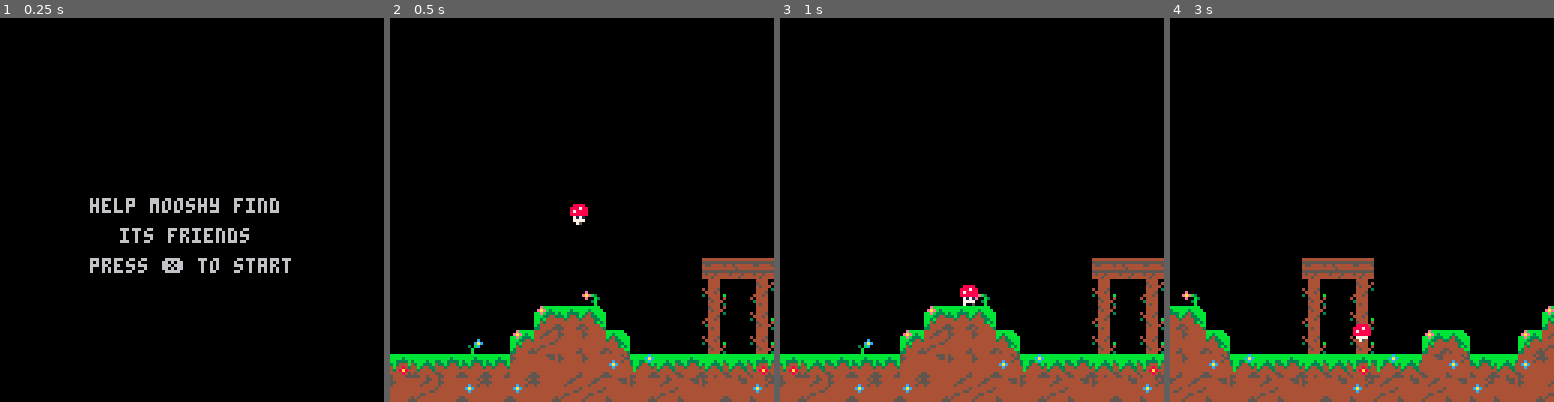
Above: before the commit, frames 1-4 (left to right).
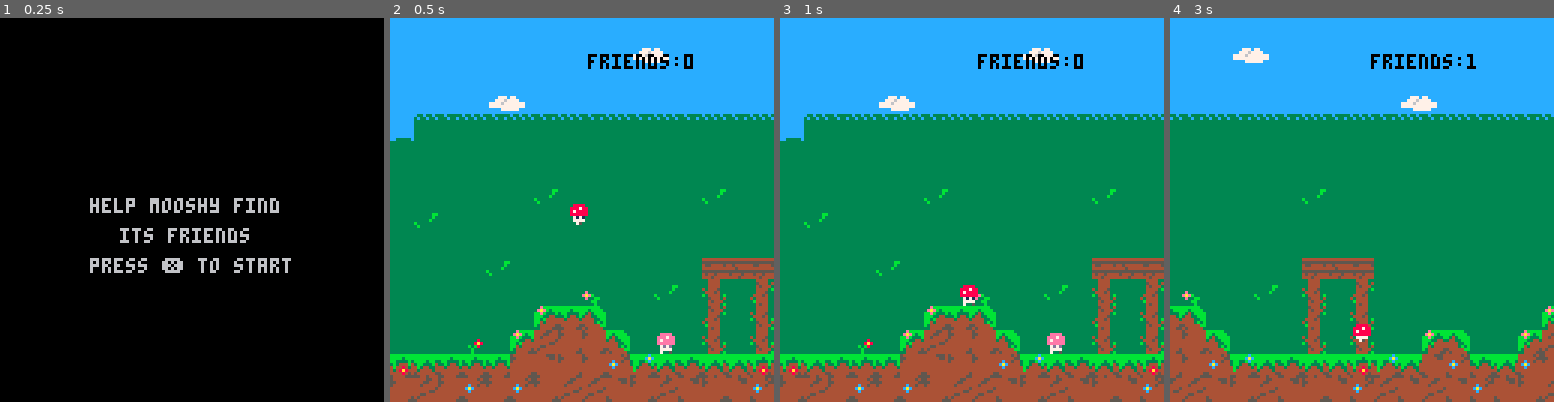
Above: after the commit, the same moments.

Repository: polaroid12/MOOSHY
Game: PICO-8 cartridge mooshy1.p8
The game is run twice, just before and just after one commit, with the same random seed, the same clock (stepped at 60 frames per second) and the same inputs.
Inputs:
- Up to frame 1 (0.25 s): no input
- Up to frame 2 (0.5 s): tap X (X key) at 0.33 s
- Up to frame 3 (1 s): no input
- Up to frame 4 (3 s): tap X (X key) at 1.07, 1.85, 2.97 s; hold Right 1.6-2.1 s; hold Right from 2.47 s (still down)

Frame 1 is identical in both runs. In frame 2, 81% of the frame differs, in the area x 0-100%, y 0-88%; in frame 3, 81%; in frame 4, 81%.

Commit message:
Updated
Pickups Improved, UI improved, added background

Diff:
--- a/mooshy1.p8
+++ b/mooshy1.p8
@@ -7,8 +7,8 @@
 
 function _init()
 		init_menu()
-		init_pickups()
-end
+	--	init_pickups()
+	end
 
 function init_menu()
 
@@ -20,6 +20,7 @@
 
 function init_game()
   player={
+    friend=0,
     sp=1,
     x=59,
     y=59,
@@ -40,6 +41,8 @@
     landed=false
   }
 
+  friend={91}
+
   gravity=0.3
   friction=0.85
 
@@ -69,7 +72,7 @@
   player_update()
   player_animate()
 
-  update_pickups()
+--  update_pickups()
 
   --simple camera
   cam_x=player.x-64+(player.w/2)
@@ -96,23 +99,41 @@
   map(0,0)
   spr(player.sp,player.x,player.y,1,1,player.flp)
 
-		if (btn(⬇️)) show_inventory()
-
-		draw_pickups()
+	--	if (btn(⬇️))
+
+	 show_inventory()
+
+--		draw_pickups()
 
 end
 -->8
 --swap tiles
 
-
---function swap_tile(x,y)
-		--tile=mget(x,y)
-	--	mset(x,y,tile+1)
-	--	end
-…(4 lines of a section not shown)…
+function interact(x,y)
+if (is_tile(friend,x,y)) then
+  get_friend(x,y)
+  end
+end
+
+function is_tile(tile_type,x,y)
+ tile=mget(flr(x/64),(flr(y/64)))
+ for i=1,#tile_type do
+  if (tile==tile_type[i]) return true
+ end
+ return false
+end
+
+function swap_tile(x,y)
+ tile=mget(flr(x/64),(flr(y/64)))
+ mset(flr(x/64),(flr(y/64)),tile+1)
+end
+
+function get_friend(x,y)
+ player.friend+=1
+-- friendscore+=1
+ swap_tile(x,y)
+-- sfx(1)
+end
 
 
 --collisions
@@ -196,6 +217,8 @@
     player.landed=false
 
   end
+
+	interact(player.x*8,player.y*8)
 
   --check collision up and down
   if player.dy>0 then
@@ -289,33 +312,34 @@
 --inventory
 
 function show_inventory()
-invx=40
+invx=player.x
 invy=8
 
-rectfill(invx,invy,invx+48,invy+24,8)
-print("friends:",invx+7,invy+4,7)
+
+--rectfill(invx,invy,invx+48,invy+24,8)
+print("friends:"..player.friend,invx+7,invy+4,0)
 
 end
 -->8
 --pickups
-function init_pickups()
-		pu = {}
-		add(pu, {s=91, x=25, y=1})
-		add(pu, {s=91, x=51, y=3})
-end
-
-
-function update_pickups()
-
-end
-
-
-function draw_pickups()
-			for p in all(pu) do
-					spr(p.s, p.x*8, p.y*8)
-
-			end
-end
+--function init_pickups()
+	--	pu = {}
+	--	add(pu, {s=91, x=25, y=1})
+	--	add(pu, {s=91, x=51, y=3})
+--end
+
+
+--function update_pickups()
+
+--end
+
+
+--function draw_pickups()
+			--for p in all(pu) do
+					--spr(p.s, p.x*8, p.y*8)
+
+		--	end
+--end
 -->8
 --collision for pickups
 
@@ -532,20 +556,20 @@
 0000000000000000000000000000000000000000000000000000000000000000000000000000000000000000000000000000000000000000000000000000000003030303030300000000000000000000030303030000000000030000000000000101010100000000000000000000000000000000000000000000000000000000
 0000000000000000000000000000000000000000000000000000000000000000000000000000000000000000000000000000000000000000000000000000000000000000000000000000000000000000000000000000000000000000000000000000000000000000000000000000000000000000000000000000000000000000
 __map__
-0000000000000000000000000000000000000000000000000000000000000000000000000000000000000000000000000000000000000000000000000000000000000000000000000000000000000000000000000000000000000000000000000000000000000000000000000000000000000000000000000000000000000000
-000000000000000000000000000000000000000000000000005b000000000000000000000000000000000000000000000000000000000000000000000000000000000000000000000000000000000000000000000000000000000000000000000000000000000000000000000000000000000000000000000000000000000000
-0000000000000000000000000000000000000000000000004440450000000000000000000000000000000000000000000000000000000000000000000000000000000000000000000000000000000000000000000000000000000000000000000000000000000000000000000000000000000000000000000000000000000000
-0000000000000000000000000000000000000000000000005553560000000000000000000000000000000000000000000000000000000000000000000000000000000000000000000000000000000000000000000000000000000000000000000000000000000000000000000000000000000000000000000000000000000000
-0000000000000000000000000000000000000000000000000000000000000000000000000000000000000000000000000000444345000000000000000000000000000000000000000000000000000000000000000000000000000000000000000000000000000000000000000000000000000000000000000000000000000000
-0000000000000000000000000000000000000000000000000000000000004443450000000000000000000000000000000000555356000000000000000000000000000000000000000000000000000000000000000000000000000000000000000000000000000000000000000000000000000000000000000000000000000000
-0000000000000000000000000000000000000000000000000000000000005552560000000000000000000000000000000000000000000000000000000000000000000000000000000000000000000000000000000000000000000000000000000000000000000000000000000000000000000000000000000000000000000000
-0000000000000000000000000000000000000000000000000000000000000000000000000000000000000044434045000000000000000000000000000000000000000000000000000000000000000000000000000000000000000000000000000000000000000000000000000000000000000000000000000000000000000000
-0000000000000000000000000000000000000000000000000000444500000000000000000000000000000055525156000000000000000000616061000000000000000000000000000000000000000000000000000000000000000000000000000000000000000000000000000000000000000000000000000000000000000000
-0000000000000000000000000000000000000000000000000000555600000000000000000000006000000000000000000000000000000000007000000000000000000000000000000000000000000000000000000000000000000000000000000000000000000000000000000000000000000000000000000000000000000000
-0000000000000000000000000060616000000000000000000000000000006061600000000000007000000000000000000000000000000000007100000000000000000000000000000000000000000000000000000000000000000000000000000000000000000000000000000000000000000000000000000000000000000000
-0000000000000000690000000070007100000000000000006b0000000000710070000000444043424500006a000000000000000000000044434140410000000000000000000000000000000000000000000000000000000000000000000000000000000000000000000000000000000000000000000000000000000000000000
-0000000000004442450000000071007000000000000000444240450000007000710000445351525052424042424145000000000000000055535152510000000000000000000000000000000000000000000000000000000000000000000000000000000000000000000000000000000000000000000000000000000000000000
-0000006a00445250504500000070007000004445000044525153504500697100700044515251515351515050505356000000000000000000555352500000000000000000000000000000000000000000000000000000000000000000000000000000000000000000000000000000000000000000000000000000000000000000
+7c7c7c7c7c7c7c7c7c7c7c7c7c7c7c7c7c7c7c7c7c7c7c7c7c7c7c7c7c7c7c7c7c7c7c7c7c7c7c7c7c7c7c7c7c7c7c7c7c7c7c7c7c7c7c7c7c7c7c7c7c7c7c7c7c7c0000000000000000000000000000000000000000000000000000000000000000000000000000000000000000000000000000000000000000000000000000
+7c7c7c7c7c7c7c7c7c7c7d7e7c7c7c7c7c7c7c7c7c7c7c7c7c7d7e7c7c7c7c7c7c7c7c7c7c7c7c7c7c7c7c7c7d7e7c7c7c7c7c7c7c7c7c7c7c7c7c7c7c7c7c7d7e7c0000000000000000000000000000000000000000000000000000000000000000000000000000000000000000000000000000000000000000000000000000
+7c7c7c7c7c7c7c7c7c7c7c7c7c7c7c7c7c7c7c7c7c7c7c7c7c7c7c7c7c7c7c7c7c7c7d7e7c7c7c7c7c7c7c7c7c7c7c7c7c7c7c7c7c7c7c7c7c7c7c7c7c7c7c7c7c7c0000000000000000000000000000000000000000000000000000000000000000000000000000000000000000000000000000000000000000000000000000
+7c7c7c7c7d7e7c7c7c7c7c7c7c7c7c7c7c7d7e7c7c7c7c7c7c7c7c7c7c7c7c7c7c7c7c7c7c7c7c7c7c7c7c7c7c7c7c7c7c7c7c7c7c7c7c7d7e7c7c7c7c7c7c7c7c7c0000000000000000000000000000000000000000000000000000000000000000000000000000000000000000000000000000000000000000000000000000
+7c78777877787778777877787778777877787778777877787778777877787778777877787778777877787778777877777877444345787778777877787778777877770000000000000000000000000000000000000000000000000000000000000000000000000000000000000000000000000000000000000000000000000000
+7b7a7a7a7a7a7a7a7a7a7a7a7a7a7a7a7a7a7a7a7a7a7a7a7a7a7a7a7a7a4443457a7a7a7a7a7a7a7a7a797a7a7a7a7a7a7a5553567a7a7a7a7a7a7a7a7a7a7a7a7a0000000000000000000000000000000000000000000000000000000000000000000000000000000000000000000000000000000000000000000000000000
+7a7a7a7a7a7a7a7a7a7a7a7a7a7a7a7a7a7a7a7a7a7a7a7a7a7a7a7a7a7a5552567a7a7a7a7a7a5b7a7a7a7a7a7a7a7a7a7a7a7a7a7a7a7a7a7a7a7a7a7a7a7a7a7a0000000000000000000000000000000000000000000000000000000000000000000000000000000000000000000000000000000000000000000000000000
+7a7a7a7a7a7a797a7a7a7a7a7a797a7a7a7a7a7a7a7a7a7a7a7a7a5b7a7a7a7a7a7a797a7a7a6160617a7a444340457a7a7a7a7a7a7a7a7a7a7a7a7a7a7a7a7a7a7a0000000000000000000000000000000000000000000000000000000000000000000000000000000000000000000000000000000000000000000000000000
+7a797a7a7a7a7a7a7a7a7a7a7a7a7a7a7a7a7a7a7a7a7a7a7a7a44457a7a7a7a7a7a7a7a7a7a7a717a7a7a555251567a7a7a7a7a7a7a7a7a6160617a7a7a7a7a7a7a0000000000000000000000000000000000000000000000000000000000000000000000000000000000000000000000000000000000000000000000000000
+7a7a7a7a7a7a7a7a7a7a7a7a7a7a7a7a7a7a7a7a7a7a7a7a7a7a55567a7a7a7a7a7a7a7a7a7a7a717a797a7a7a7a7a7a7a7a7a7a7a7a7a7a7a707a7a7a7a7a7a7a7a0000000000000000000000000000000000000000000000000000000000000000000000000000000000000000000000000000000000000000000000000000
+7a7a7a7a797a7a7a7a7a7a7a7a6061607a7a7a7a7a7a7a7a7a7a7a7a7a7a6061607a7a7a7a7a7a707a7a7a7a7a7a7a7a7a7a7a7a7a7a7a7a7a717a7a7a7a7a7a7a7a0000000000000000000000000000000000000000000000000000000000000000000000000000000000000000000000000000000000000000000000000000
+7a7a7a7a7a7a7a7a697a7a797a707a717a7a7a7a7a7a7a7a6b7a7a7a7a7a717a707a7a7a44404342457a7a6a7a7a7a7a7a7a7a7a7a7a7a44434140417a7a7a7a7a7a0000000000000000000000000000000000000000000000000000000000000000000000000000000000000000000000000000000000000000000000000000
+7a7a7a7a7a7a4442457a7a7a7a717a707a7a7a7a7a7a7a444240457a7a7a707a717a7a4453515250524240424241457a7a7a7a7a7a7a7a55535152517a7a7a7a7a7a0000000000000000000000000000000000000000000000000000000000000000000000000000000000000000000000000000000000000000000000000000
+7a7a7a6a7a44525050457a5b7a707a707a7a44457a7a4452515350457a69717a707a445152515153515150505053567a7a7a7a7a7a7a7a7a555352507a7a7a7a7a7a0000000000000000000000000000000000000000000000000000000000000000000000000000000000000000000000000000000000000000000000000000
 4041424242505150505343414241414043415153424153505251505142424142434053515152505252515352525600000000000000000000005551520000000000000000000000000000000000000000000000000000000000000000000000000000000000000000000000000000000000000000000000000000000000000000
 5052505350535052525150525150515352515251535150525051535251535051515251525051515153515151560000000000000000000000000000000000000000000000000000000000000000000000000000000000000000000000000000000000000000000000000000000000000000000000000000000000000000000000
 
Not shown, changed: 26 lines of the sprite sheet (__gfx__) section of mooshy1.p8
Not shown, changed: the thumbnail (__label__) section of mooshy1.p8
Not shown, removed: mooshy1.p8.png
Not shown, added: statement-of-originality(1).yml
Not shown, removed: statement-of-originality.yml
